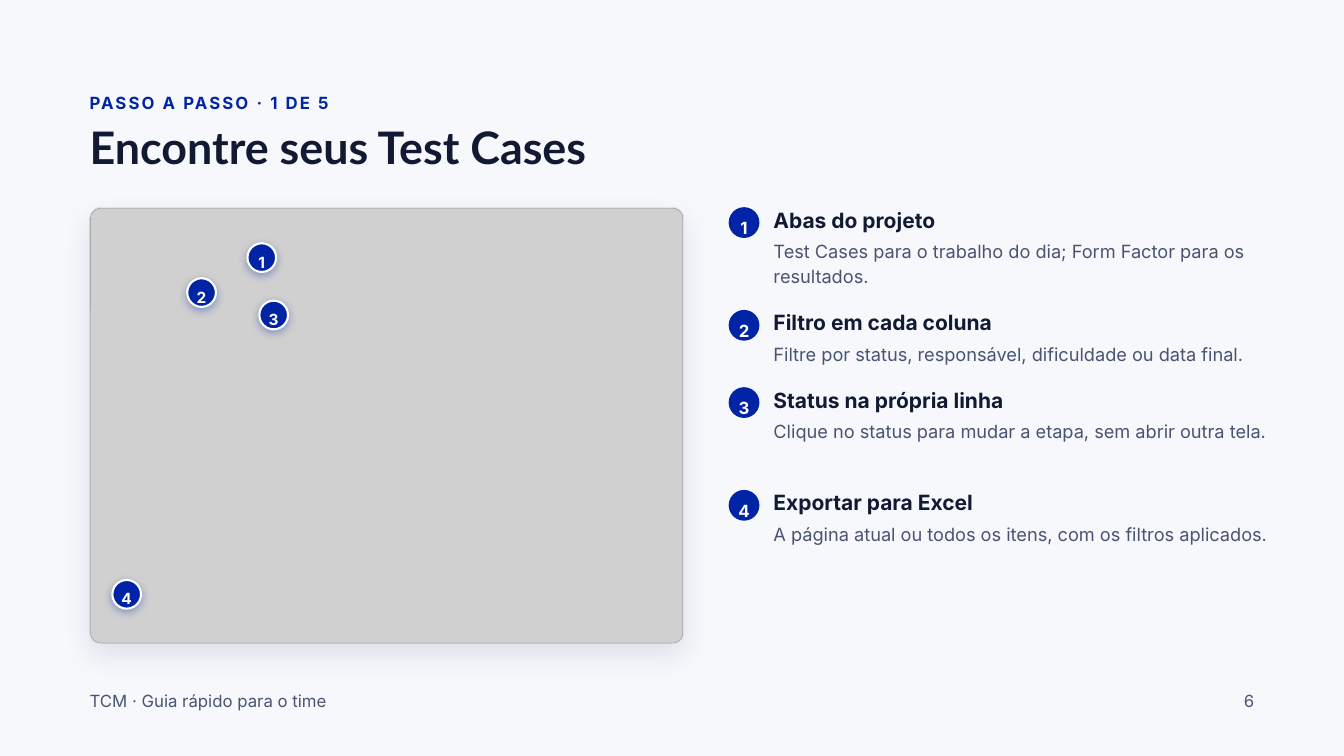
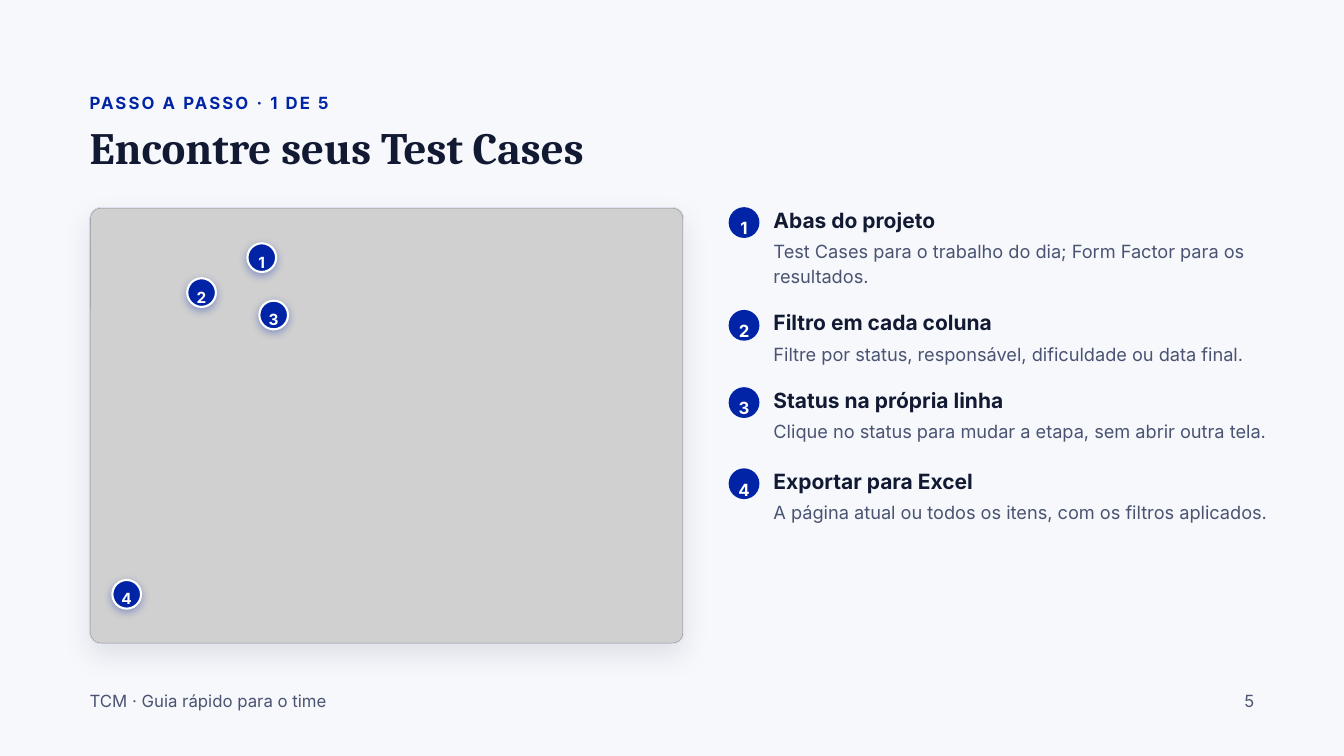
Before and after one commit to acarolinelais/tcm, a slide deck: slide 5 of docs/apresentacoes/tcm-guia-do-time.pptx (slide 6 before the commit). Drawn at 1344x756 pixels with LibreOffice and Linux fonts; fonts in the diff are those of the drawing; grey boxes stand for pictures. Boxes give left, top, right and bottom in pixels: in the first picture for what was removed or moved away, otherwise in the second. Text is boxed around its words. In the diff, an @@ line names an element or a change of style, - is before the commit and + after.

Commit message:
docs(apresentacoes): atualiza o pptx do guia do time

```diff
--- a/docs/apresentacoes/tcm-guia-do-time.pptx
+++ b/docs/apresentacoes/tcm-guia-do-time.pptx
@@ title "Encontre seus Test Cases" at [90, 133, 584, 165]: font Lato to Cambria @@
@@ 2 texts, 1 freeform shape: place and size @@
-2 texts, 1 freeform shape at [729, 490, 1267, 545]
+2 texts, 1 freeform shape at [729, 469, 1267, 523]
@@ text at [1244, 695, 1254, 707]: text changed @@
-6
+5
```
Also in this commit, not shown: 10 other slides changed.
